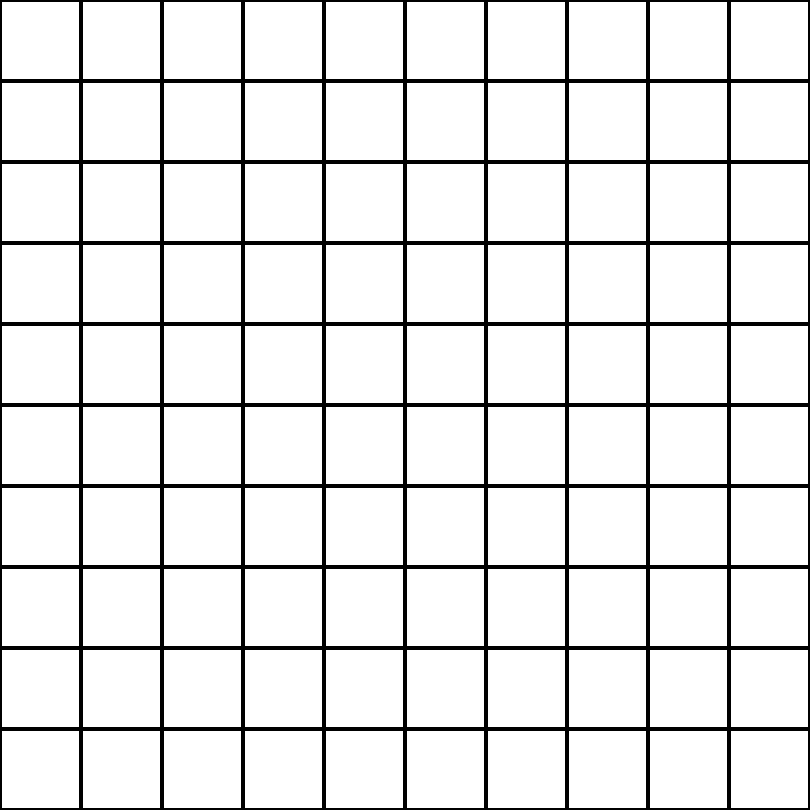
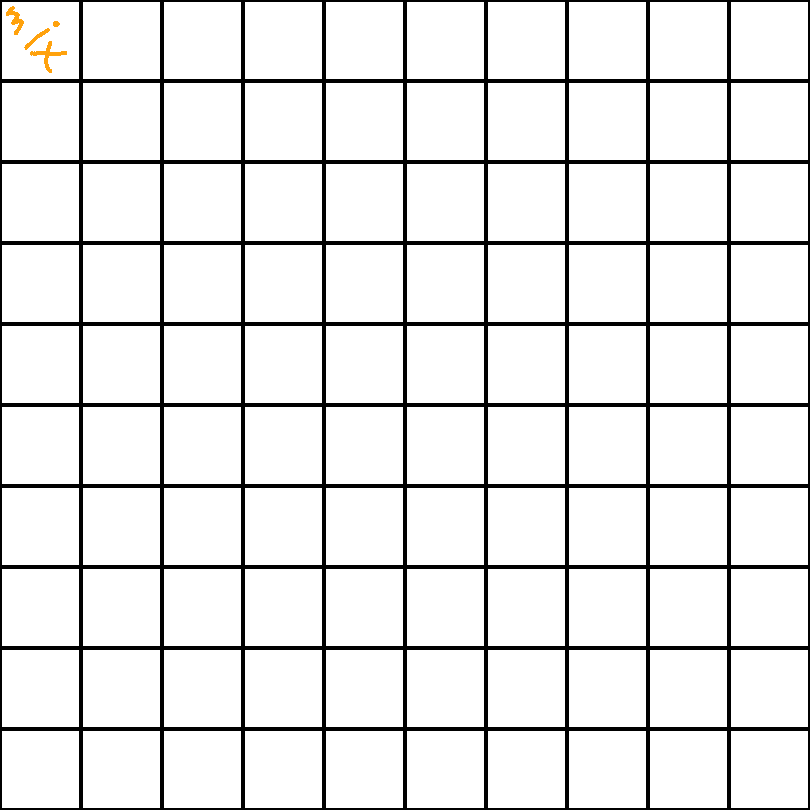
Two versions of the same layered image (w=810, h=810). Layer-by-layer changes:
added layer "Paint Layer 1" above "Background" over [6, 6, 67, 73]
painted on "Background" over [6, 6, 67, 73]
